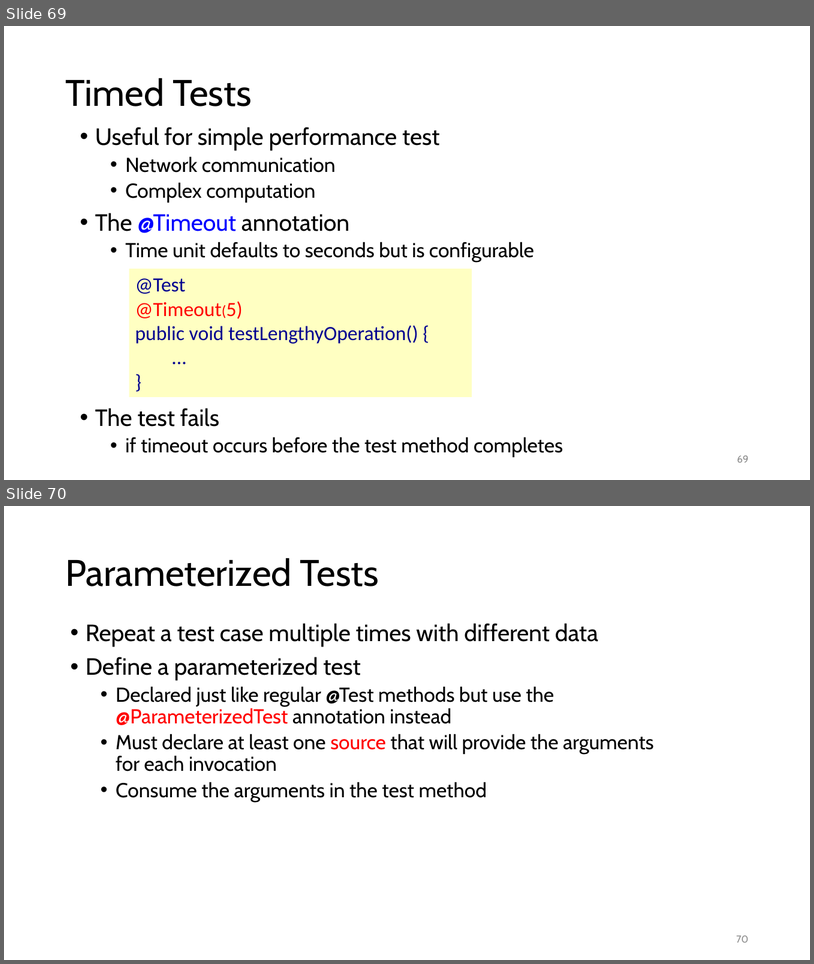
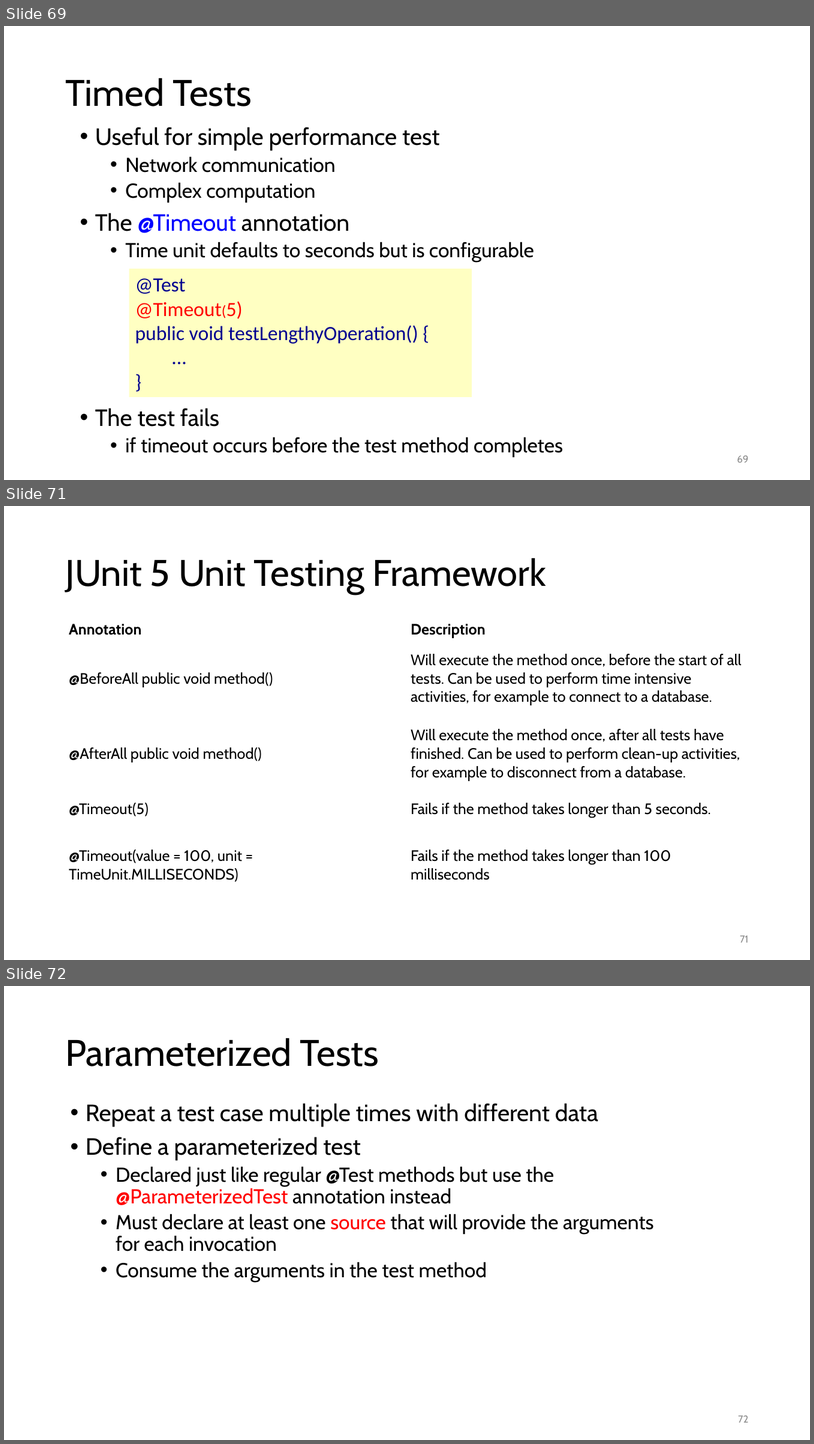
Before and after one commit to malenezi/malenezi, a slide deck: SE401/Lectures/5-Unit Testing and Junit/Unit Testing and JUnit.pptx. Shown one above the other, each under a label of ours: slides 69 and 70 before the commit, slides 69, 71 and 72 after it; the slides between them are not shown. The pictures are 814x964 and 814x1444 pixels, drawn with LibreOffice and Linux fonts; fonts in the diff are those of the drawing. Boxes give left, top, right and bottom in pixels: in the first picture for what was removed or moved away, otherwise in the second. Text is boxed around its words. In the diff, an @@ line names an element or a change of style, - is before the commit and + after.

```diff
--- a/SE401/Lectures/5-Unit Testing and Junit/Unit Testing and JUnit.pptx
+++ b/SE401/Lectures/5-Unit Testing and Junit/Unit Testing and JUnit.pptx
@@ slide 71 added at (4,506,810,960), background #FFFFFF @@
@@ title added at (65,558,547,594), 44 pt, text #000000 @@
+JUnit 5 Unit Testing Framework
@@ table added at (66,618,750,903), 5 rows, 2 columns @@
+Annotation | Description
+@BeforeAll public void method() | Will execute the method once, before the start of all tests. Can be used to perform time intensive activities, for example to connect to a database.
+@AfterAll public void method() | Will execute the method once, after all tests have finished. Can be used to perform clean-up activities, for example to disconnect from a database.
+@Timeout(5) | Fails if the method takes longer than 5 seconds.
+@Timeout(value = 100, unit = TimeUnit.MILLISECONDS) | Fails if the method takes longer than 100 milliseconds
@@ page number added at (740,935,749,942), 12 pt, text #8C8C8C @@
+71
@@ what was slide 70 is now slide 72 @@
@@ page number at (738,1415,749,1422): text changed @@
-70
+72
```
Also in this commit, not shown: 1 other slide added, 1 other file.
